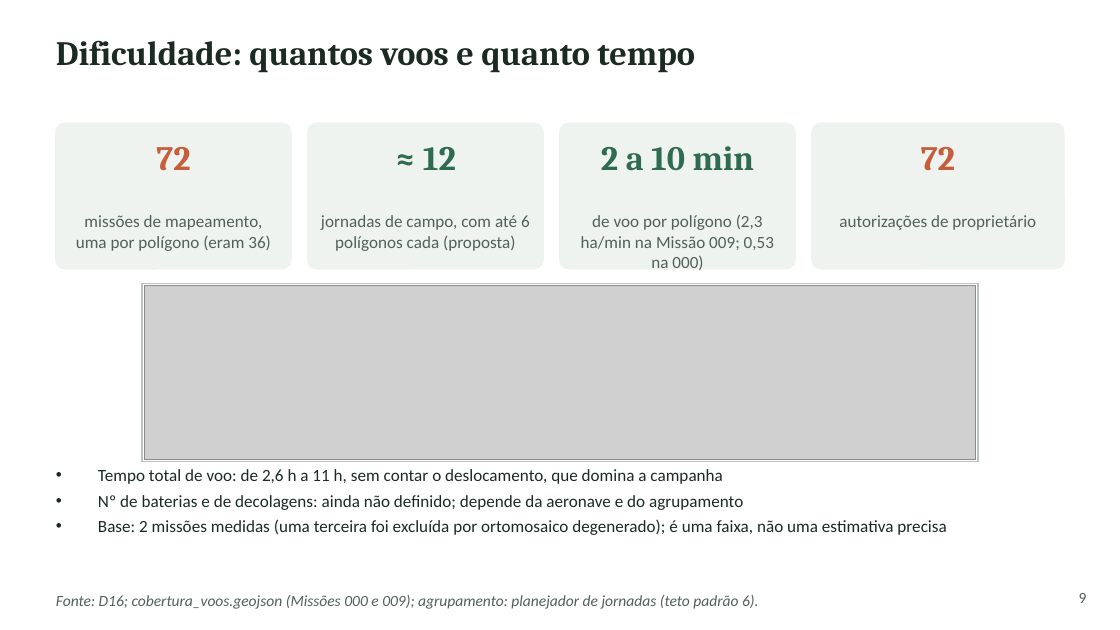
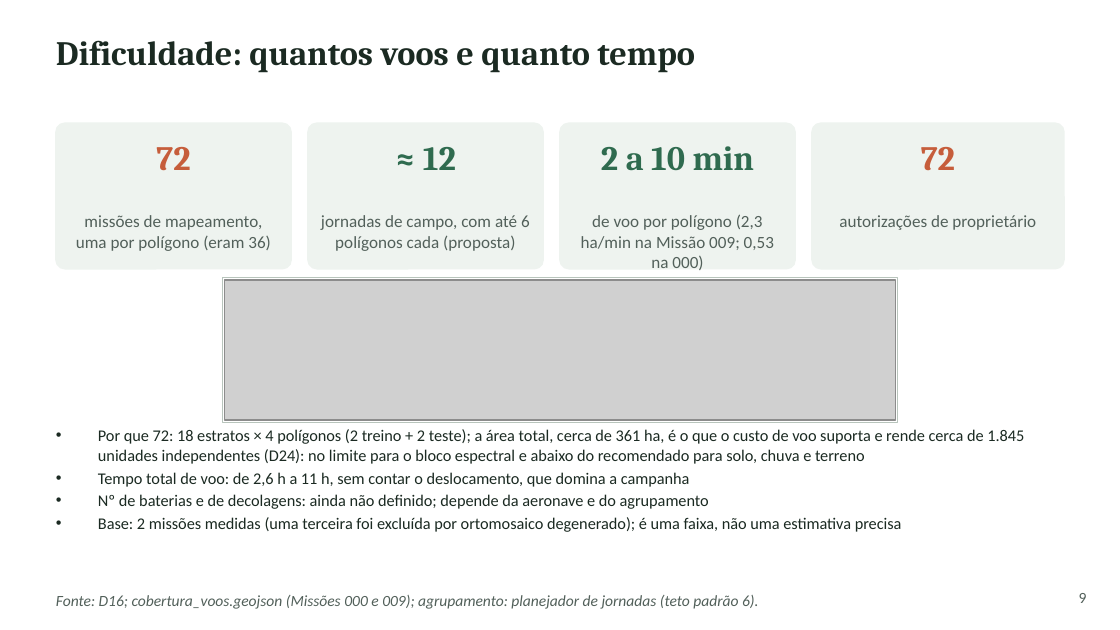
Before and after one commit to RedZardoz/localizador-erosao-v02, a slide deck: slide 9 of docs/Apresentacao_SAREL_Plataforma_Metodo_Desafios.pptx. Drawn at 1120x630 pixels with LibreOffice and Linux fonts; fonts in the diff are those of the drawing; grey boxes stand for pictures. Boxes give left, top, right and bottom in pixels: in the first picture for what was removed or moved away, otherwise in the second. Text is boxed around its words. In the diff, an @@ line names an element or a change of style, - is before the commit and + after.

```diff
--- a/docs/Apresentacao_SAREL_Plataforma_Metodo_Desafios.pptx
+++ b/docs/Apresentacao_SAREL_Plataforma_Metodo_Desafios.pptx
@@ rectangle: place and size @@
-rectangle at box(142, 283, 979, 461)
+rectangle at box(223, 278, 898, 422)
@@ picture: place and size @@
-picture at box(144, 286, 977, 459)
+picture at box(225, 280, 896, 420)
@@ text "Por que 72: 18 estratos ...": place and size @@
-text "Por que 72: 18 estratos ..." at box(98, 469, 946, 535)
+text "Por que 72: 18 estratos ..." at box(98, 429, 1024, 532)
@@ text at box(98, 429, 1024, 464): paragraph added @@
+• Por que 72: 18 estratos × 4 polígonos (2 treino + 2 teste); a área total, cerca de 361 ha, é o que o custo de voo suporta e rende cerca de 1.845 unidades independentes (D24): no limite para o bloco espectral e abaixo do recomendado para solo, chuva e terreno
@@ text at box(98, 472, 902, 532): size 11 to 10.5 pt in "Tempo total de voo: de 2,6 h ...", "Nº de baterias e de decolagens: ainda ...", "Base: 2 missões medidas (uma terceira foi ..."; less space between paragraphs @@
```
